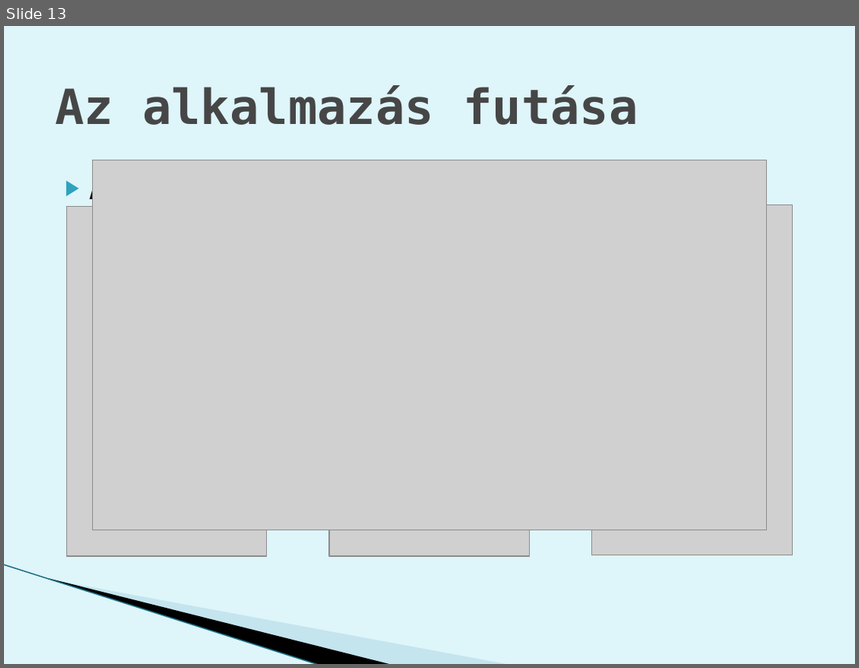
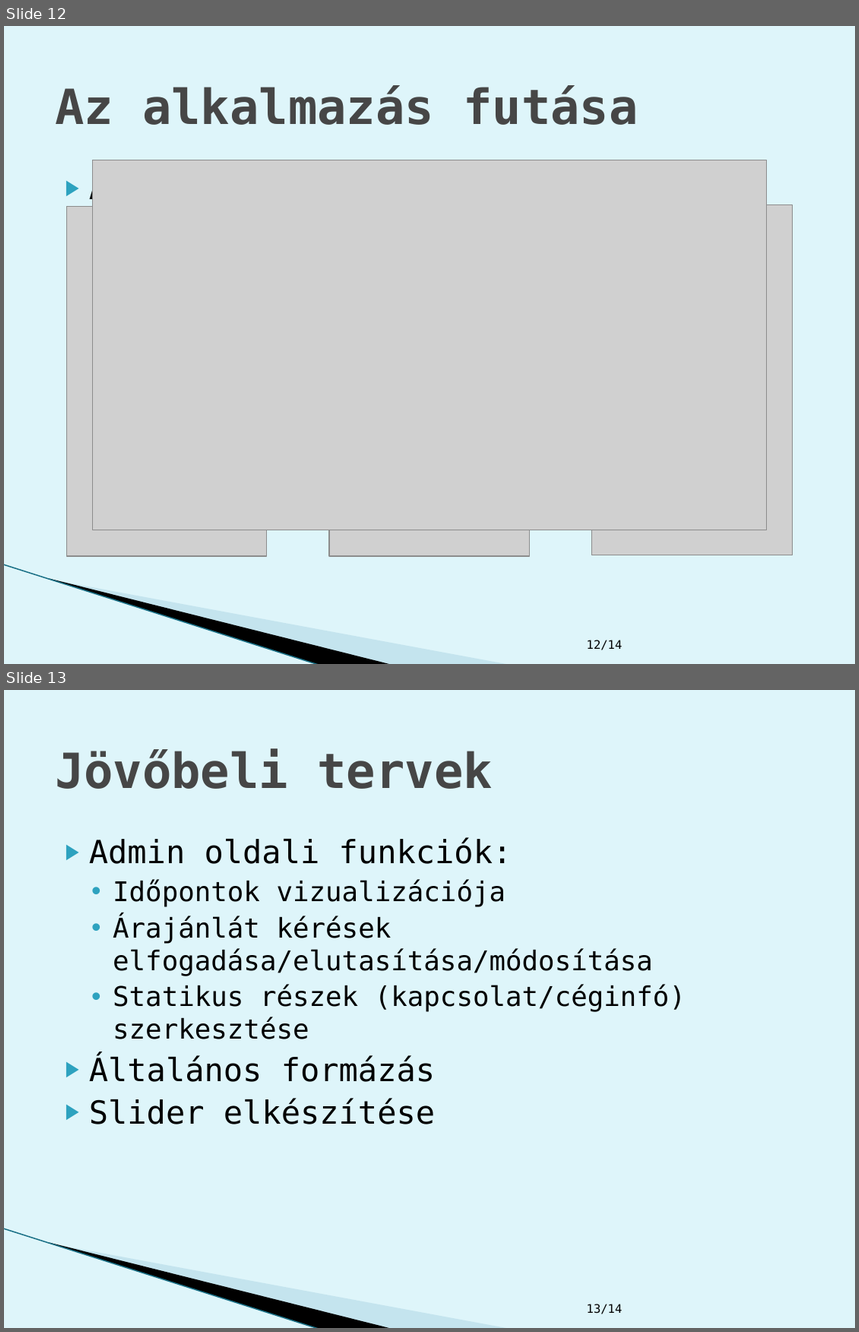
Before and after one commit to abafalvib/Projektlabor, a slide deck: projektlab.pptx. Shown one above the other, each under a label of ours: slide 13 before the commit, slides 12 and 13 after it. The pictures are 859x668 and 859x1332 pixels, drawn with LibreOffice and Linux fonts; fonts in the diff are those of the drawing; grey boxes stand for pictures; background and template pictures are left out. Boxes give left, top, right and bottom in pixels: in the first picture for what was removed or moved away, otherwise in the second. Text is boxed around its words. In the diff, an @@ line names an element or a change of style, - is before the commit and + after.

```diff
--- a/projektlab.pptx
+++ b/projektlab.pptx
@@ slide 13 added at [4, 690, 855, 1328], background #DEF5FA; not listed: 3 template elements that a slide beside it also shows @@
@@ title added at [55, 749, 492, 789], 41 pt, text #464646, bold @@
+Jövőbeli tervek
@@ text added at [89, 837, 686, 1125], 23 pt, text #000000 @@
+▶ Admin oldali funkciók:
+  • Időpontok vizualizációja
+  • Árajánlát kérések elfogadása/elutasítása/módosítása
+  • Statikus részek (kapcsolat/céginfó) szerkesztése
+▶ Általános formázás
+▶ Slider elkészítése
@@ text added at [587, 1304, 623, 1315], 10 pt, text #000000 @@
+13/14
@@ what was slide 13 is now slide 12 @@
@@ slide 12 changed as well @@
@@ text added at [587, 640, 623, 651], 10 pt, text #000000 @@
+12/14
```
Also in this commit, not shown: 11 other slides changed, 1 other slide added, 3 slides removed, 1 other file.
